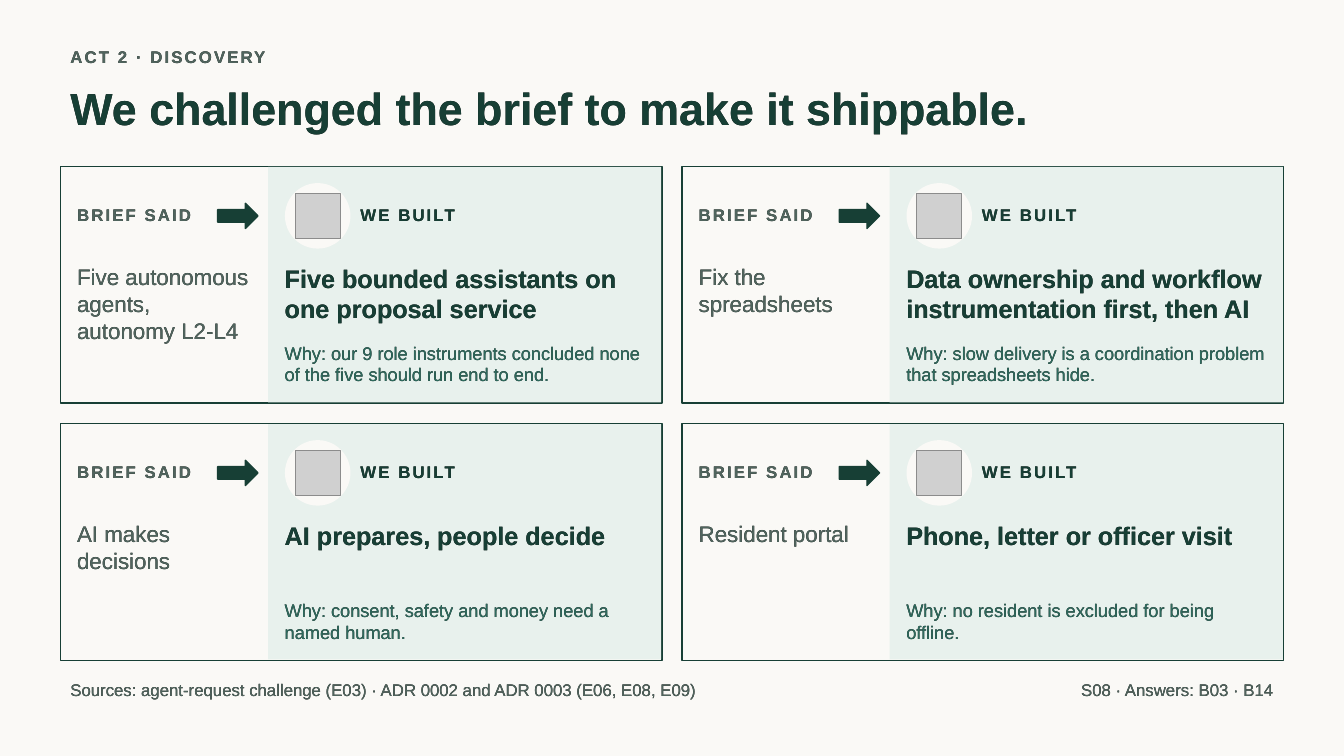
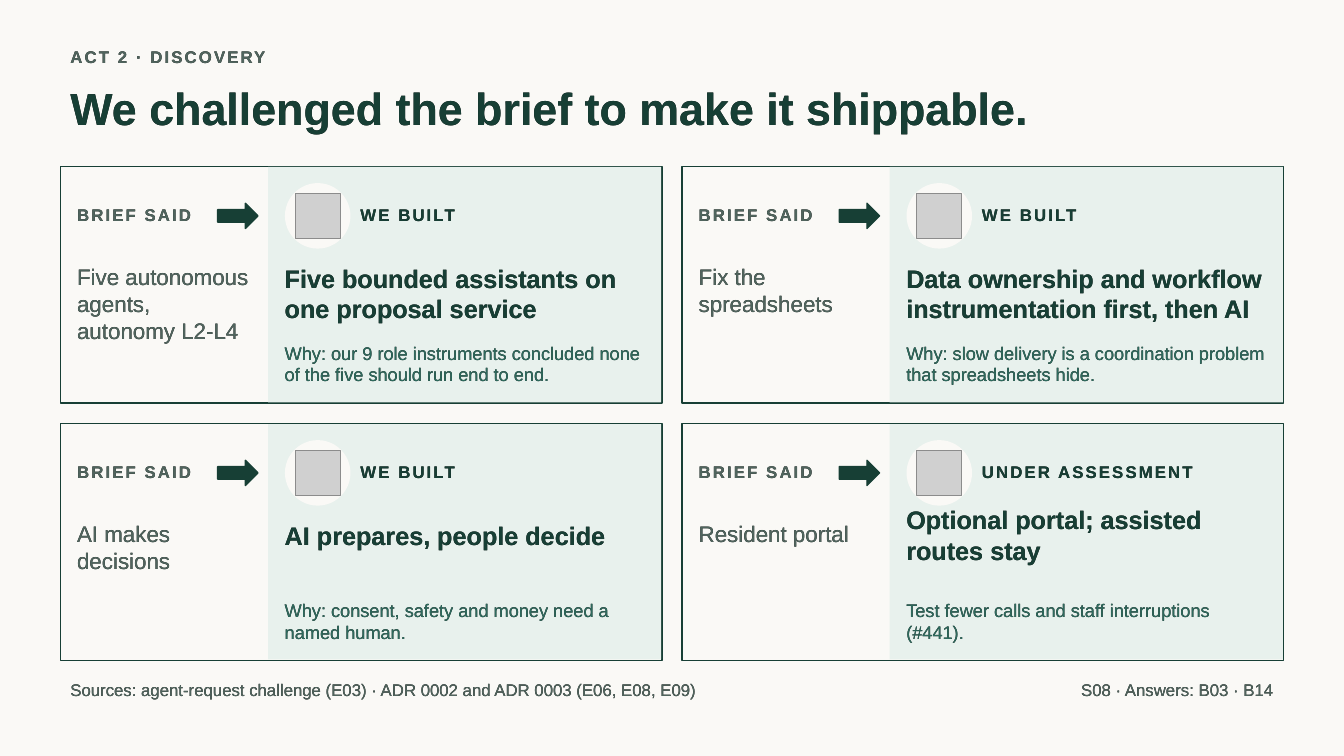
Before and after one commit to jmservera/ama, a slide deck: slide 9 of docs/capstone/deck/zava-forward-cowork-v2-draft.pptx. Drawn at 1344x756 pixels with LibreOffice and Linux fonts; fonts in the diff are those of the drawing; grey boxes stand for pictures. Boxes give left, top, right and bottom in pixels: in the first picture for what was removed or moved away, otherwise in the second. Text is boxed around its words. In the diff, an @@ line names an element or a change of style, - is before the commit and + after.

```diff
--- a/docs/capstone/deck/zava-forward-cowork-v2-draft.pptx
+++ b/docs/capstone/deck/zava-forward-cowork-v2-draft.pptx
@@ text at [982, 466, 1192, 479]: text changed @@
-WE BUILT
+UNDER ASSESSMENT
@@ text at [906, 510, 1202, 565]: text changed @@
-Phone, letter or officer visit
+Optional portal; assisted routes stay
@@ text at [906, 603, 1210, 643]: text changed @@
-Why: no resident is excluded for being offline.
+Test fewer calls and staff interruptions (#441).
```
Also in this commit, not shown: 4 other slides changed, 18 other files.
